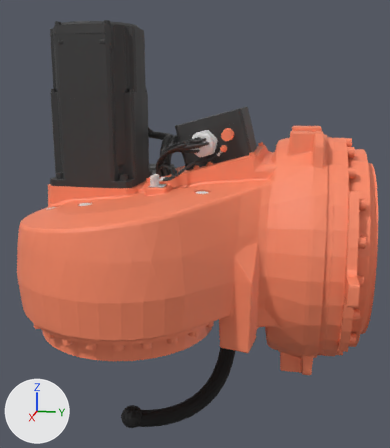
Renders of the OBJ model docs/public/sim/models/kuka_vcmx/KR_50_R2500/A1.obj from each side of a commit.
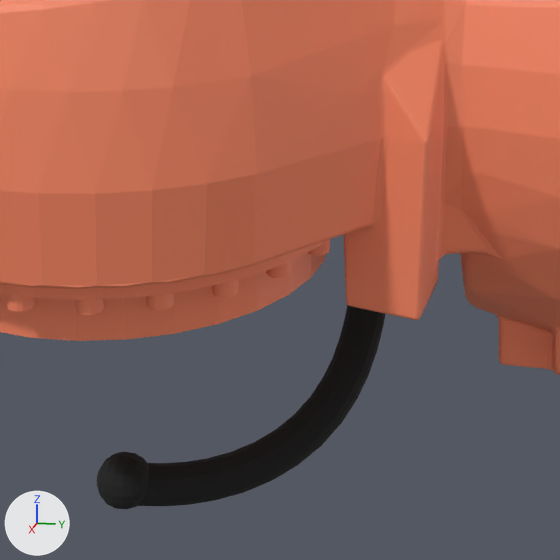
Old and new are each drawn whole from a 50 mm lens placed at (1.011, -0.291, 0.283), pointed at (0.045, -0.484, 0.042) and again close up on the part from 21% to 78% of the width and 51% to 100% of the height. Lighting does not change. The marker at lower left points along +X, +Y and +Z. The first two pictures are the older version. Where no turn or scale is listed for an object, it has been applied to the vertices. Vertices at exactly the same position are counted once.

Names of what the first close-up shows: 'A1'.
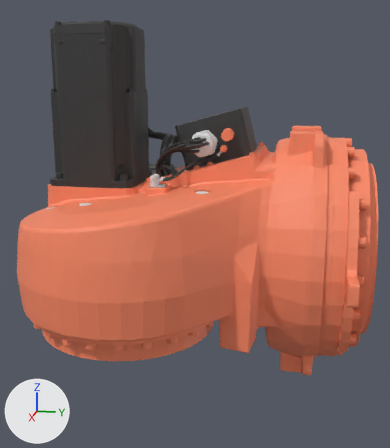
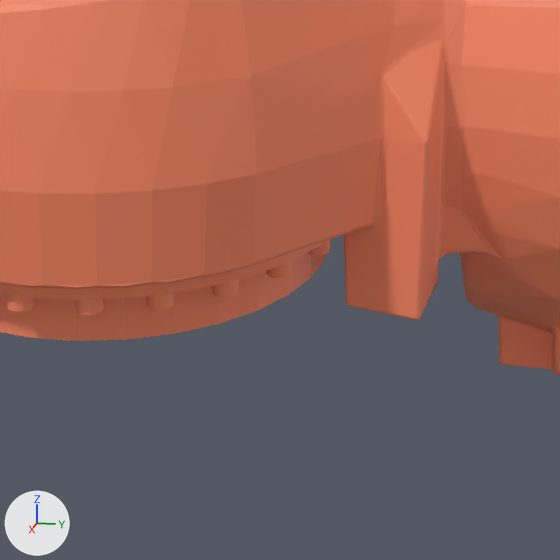
Location of each change, [x1, y1, x2, y2] in pixels of the close-ups (560 x 560 px):
'A1', reshaped
    before: [0, 0, 560, 509]
    after: [0, 0, 560, 375]
part 1 of me_a1, deleted (black)
    before: [97, 305, 385, 509]

The change, as a diff of the scene's bpy script:
```diff
--- a/docs/public/sim/models/kuka_vcmx/KR_50_R2500/A1.obj.py
+++ b/docs/public/sim/models/kuka_vcmx/KR_50_R2500/A1.obj.py
@@ me_a1 @@
 # used by ob_a1; location = (0.0, 0.0, 0.0)
-me_a1.from_pydata(...)  # 34843 vertices, 61198 faces; spans x -0.271..0.353, y -0.754..-0.17, z -0.315..0.394
+me_a1.from_pydata(...)  # 34061 vertices, 59954 faces; spans x -0.271..0.353, y -0.754..-0.17, z -0.217..0.394
+# me_a1 part 1: 782 vertices removed from x 0.011..0.195, y -0.595..-0.398, z -0.315..-0.109
 me_a1.materials.append(mat_mat_0)
@@ me_a1 @@
 me_a1.materials.append(mat_mat_3)
-me_a1.materials.append(mat_mat_4)  # black #161616
 me_a1.materials.append(mat_mat_5)
```
